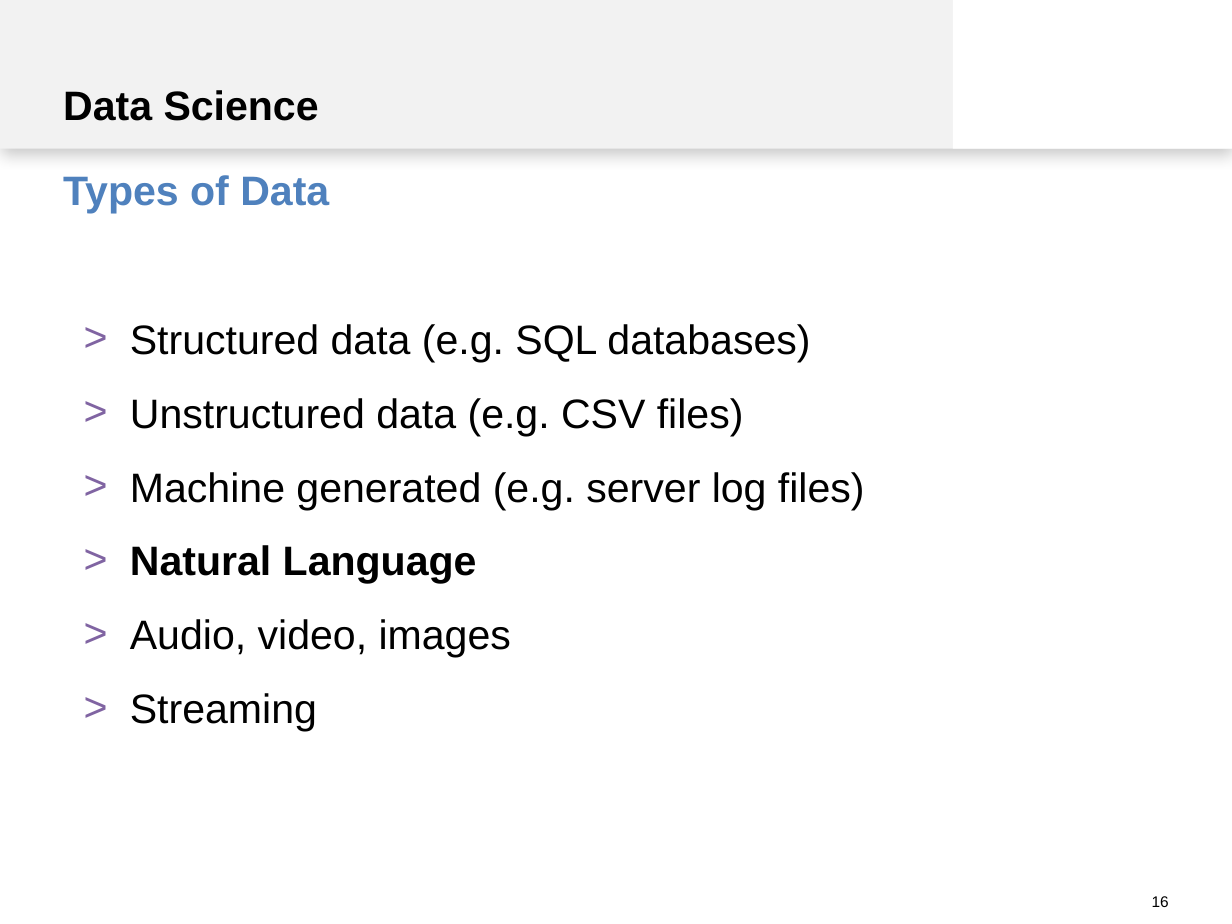
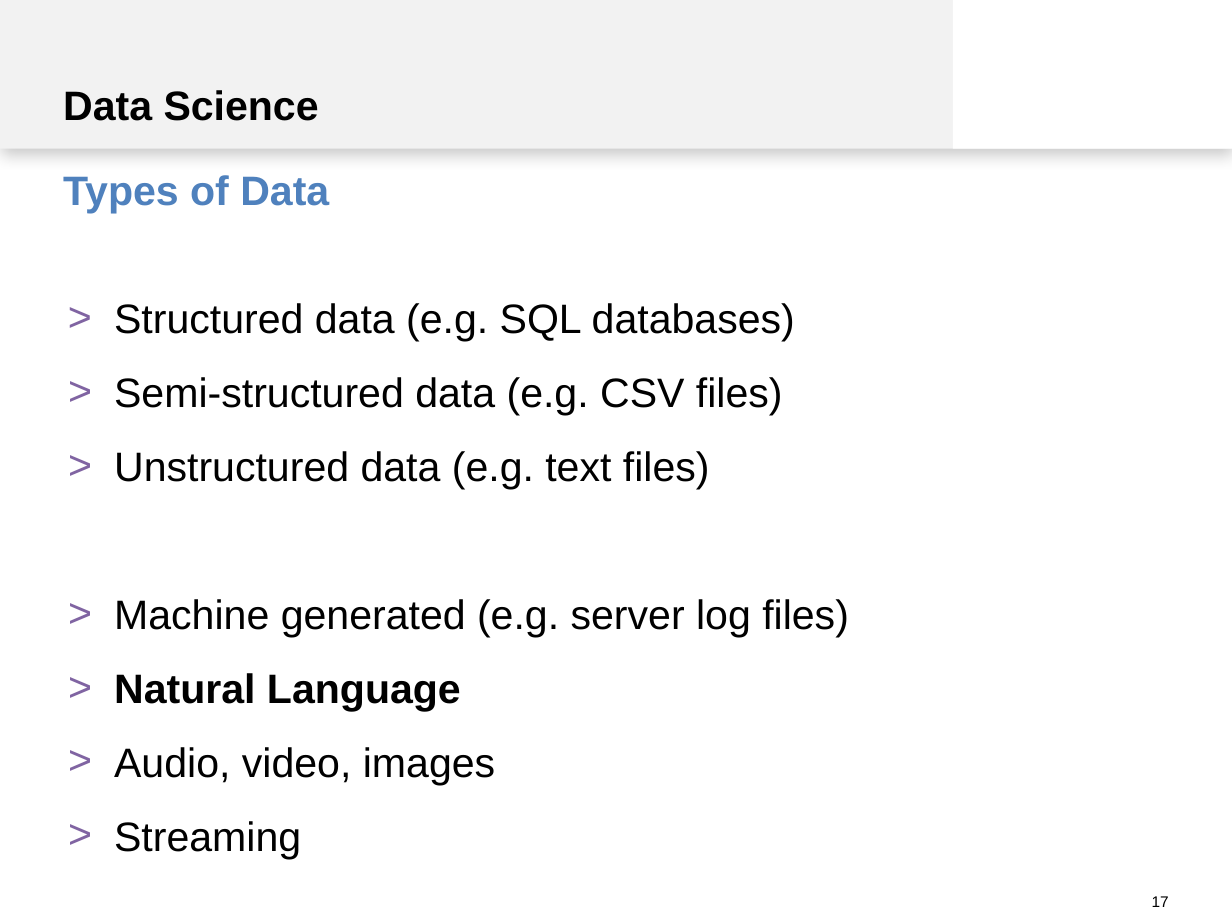
Before and after one commit to spinfo/LSS_DLwithText, a slide deck: slide 17 of docs/introduction.pptx (slide 16 before the commit). Drawn at 1232x924 pixels with LibreOffice and Linux fonts; fonts in the diff are those of the drawing. Boxes give left, top, right and bottom in pixels: in the first picture for what was removed or moved away, otherwise in the second. Text is boxed around its words. In the diff, an @@ line names an element or a change of style, - is before the commit and + after.

```diff
--- a/docs/introduction.pptx
+++ b/docs/introduction.pptx
@@ text "Structured data (e.g. SQL databases)": place and size @@
-text "Structured data (e.g. SQL databases)" at [130,324,865,732]
+text "Structured data (e.g. SQL databases)" at [114,303,849,859]
@@ text at [114,377,783,489]: text changed @@
-> Unstructured data (e.g. CSV files)
+> Semi-structured data (e.g. CSV files)
+> Unstructured data (e.g. text files)
@@ page number at [1152,896,1169,907]: text changed @@
-16
+17
```
Also in this commit, not shown: 4 other slides changed, 3 slides added, 1 other file.
